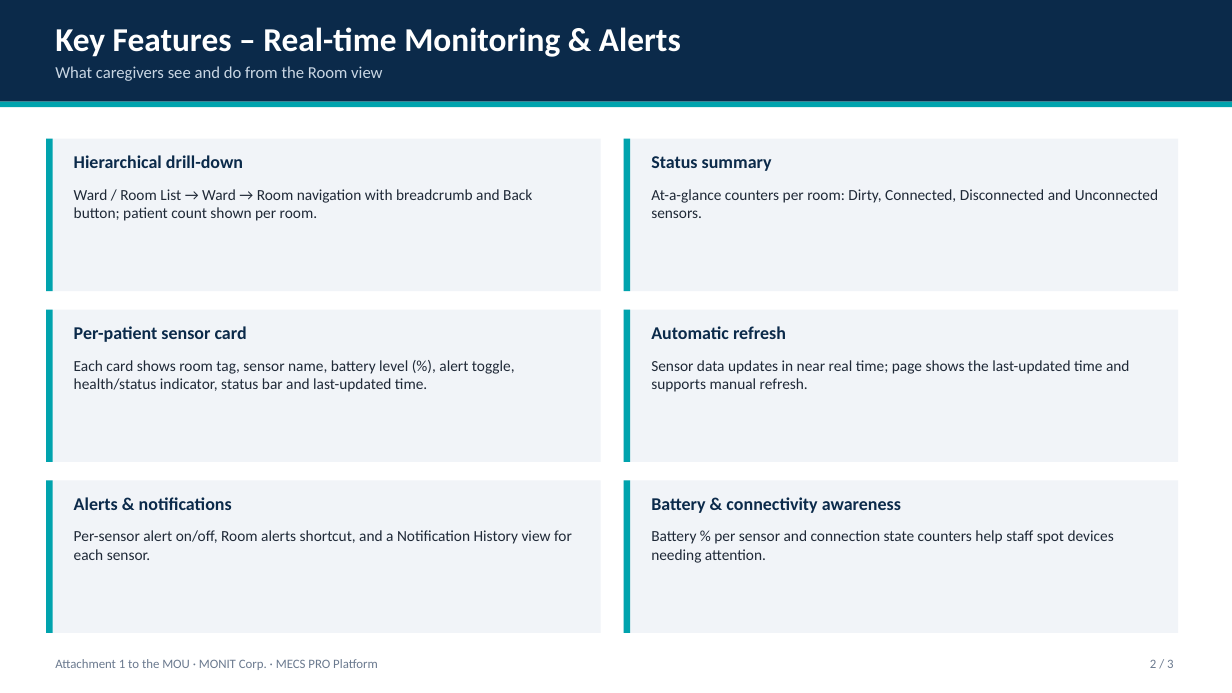
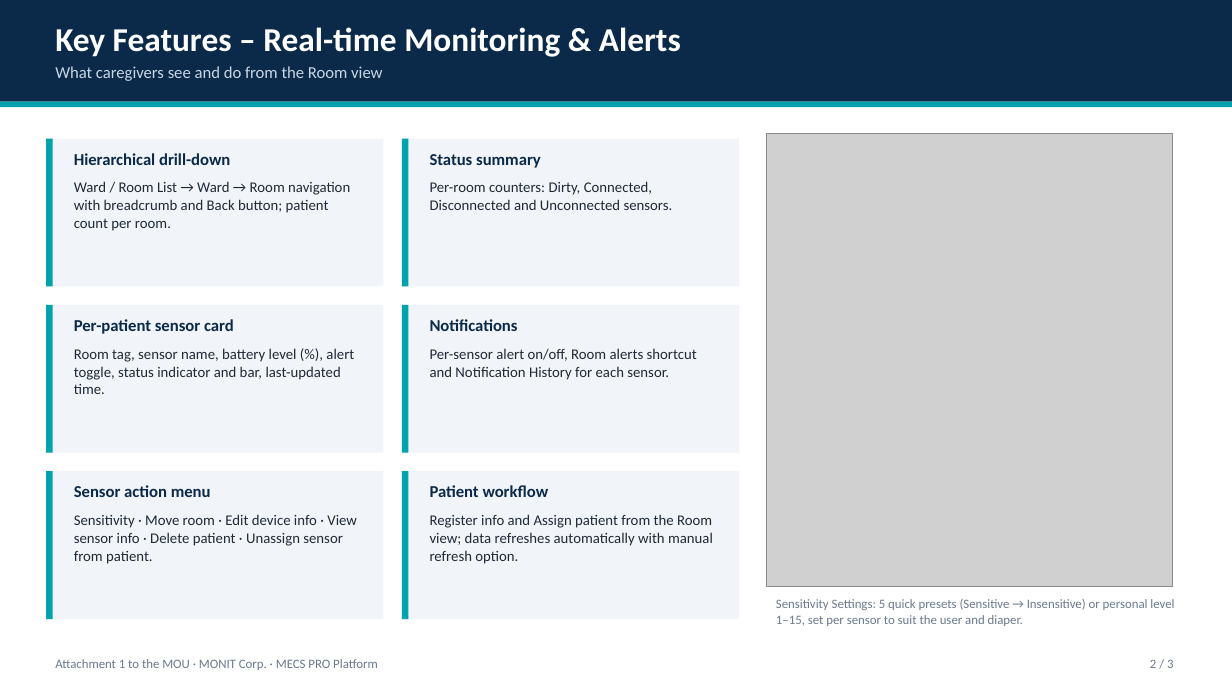
Before and after one commit to tonypark-del/tonyparkmacbookpro, a slide deck: slide 2 of MECS_PRO_Platform_Feature_Description_Attachment1.pptx. Drawn at 1232x693 pixels with LibreOffice and Linux fonts; fonts in the diff are those of the drawing; grey boxes stand for pictures. Boxes give left, top, right and bottom in pixels: in the first picture for what was removed or moved away, otherwise in the second. Text is boxed around its words. In the diff, an @@ line names an element or a change of style, - is before the commit and + after.

```diff
--- a/MECS_PRO_Platform_Feature_Description_Attachment1.pptx
+++ b/MECS_PRO_Platform_Feature_Description_Attachment1.pptx
@@ rectangle: place and size @@
-rectangle at box(46, 139, 53, 291)
+rectangle at box(46, 139, 53, 287)
@@ rectangle: place and size @@
-rectangle at box(46, 139, 601, 291)
+rectangle at box(46, 139, 384, 287)
@@ rectangle: place and size @@
-rectangle at box(624, 139, 630, 291)
+rectangle at box(402, 139, 409, 287)
@@ rectangle: place and size @@
-rectangle at box(624, 139, 1178, 291)
+rectangle at box(402, 139, 739, 287)
@@ size 14 to 13 pt in 3 elements at box(74, 153, 230, 165), box(74, 319, 234, 334), box(430, 154, 541, 168) @@
@@ text "Status summary": place and size @@
-text "Status summary" at box(651, 156, 772, 171)
+text "Status summary" at box(430, 154, 541, 168)
@@ picture added at box(767, 134, 1173, 587) @@
@@ text at box(74, 181, 350, 231): text changed; size 12 to 11.5 pt @@
-Ward / Room List → Ward → Room navigation with breadcrumb and Back button; patient count shown per room.
+Ward / Room List → Ward → Room navigation with breadcrumb and Back button; patient count per room.
@@ text at box(430, 181, 673, 210): text changed; size 12 to 11.5 pt @@
-At-a-glance counters per room: Dirty, Connected, Disconnected and Unconnected sensors.
+Per-room counters: Dirty, Connected, Disconnected and Unconnected sensors.
@@ rectangle: place and size @@
-rectangle at box(46, 310, 53, 462)
+rectangle at box(46, 305, 53, 453)
@@ rectangle: place and size @@
-rectangle at box(46, 310, 601, 462)
+rectangle at box(46, 305, 384, 453)
@@ rectangle: place and size @@
-rectangle at box(624, 310, 630, 462)
+rectangle at box(402, 305, 409, 453)
@@ rectangle: place and size @@
-rectangle at box(624, 310, 1178, 462)
+rectangle at box(402, 305, 739, 453)
@@ text at box(430, 319, 518, 331): text changed; size 14 to 13 pt @@
-Alerts & notifications
+Notifications
@@ text removed at box(651, 326, 786, 339) @@
-Automatic refresh
@@ text at box(74, 348, 354, 394): text changed; size 12 to 11.5 pt @@
-Each card shows room tag, sensor name, battery level (%), alert toggle, health/status indicator, status bar and last-updated time.
+Room tag, sensor name, battery level (%), alert toggle, status indicator and bar, last-updated time.
@@ text at box(430, 348, 697, 380): text changed; size 12 to 11.5 pt @@
-Per-sensor alert on/off, Room alerts shortcut, and a Notification History view for each sensor.
+Per-sensor alert on/off, Room alerts shortcut and Notification History for each sensor.
@@ text removed at box(651, 360, 1130, 392) @@
-Sensor data updates in near real time; page shows the last-updated time and supports manual refresh.
@@ rectangle: place and size @@
-rectangle at box(46, 481, 53, 633)
+rectangle at box(46, 471, 53, 619)
@@ rectangle: place and size @@
-rectangle at box(46, 481, 601, 633)
+rectangle at box(46, 471, 384, 619)
@@ rectangle: place and size @@
-rectangle at box(624, 481, 630, 633)
+rectangle at box(402, 471, 409, 619)
@@ rectangle: place and size @@
-rectangle at box(624, 481, 1178, 633)
+rectangle at box(402, 471, 739, 619)
@@ text added at box(74, 485, 211, 497), 13 pt, text #0B2A4A, bold @@
+Sensor action menu
@@ text added at box(430, 485, 549, 497), 13 pt, text #0B2A4A, bold @@
+Patient workflow
@@ text removed at box(651, 497, 901, 513) @@
-Battery & connectivity awareness
@@ text added at box(74, 514, 357, 564), 11.5 pt, text #1F2937 @@
+Sensitivity · Move room · Edit device info · View sensor info · Delete patient · Unassign sensor from patient.
@@ text at box(430, 514, 713, 564): text changed; size 12 to 11.5 pt @@
-Battery % per sensor and connection state counters help staff spot devices needing attention.
+Register info and Assign patient from the Room view; data refreshes automatically with manual refresh option.
@@ text added at box(776, 599, 1174, 626), 10 pt, text #6B7A8F @@
+Sensitivity Settings: 5 quick presets (Sensitive → Insensitive) or personal level 1–15, set per sensor to suit the user and diaper.
```
Also in this commit, not shown: 2 other slides changed.
